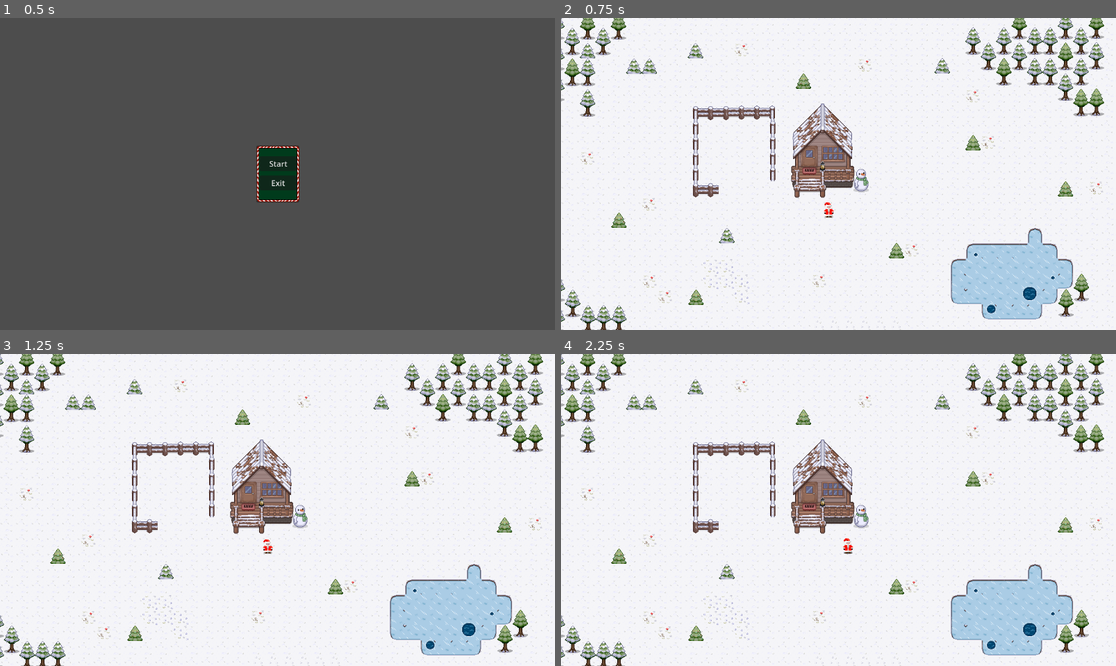
Above: before the commit, frames 1-4 (two rows, left to right).
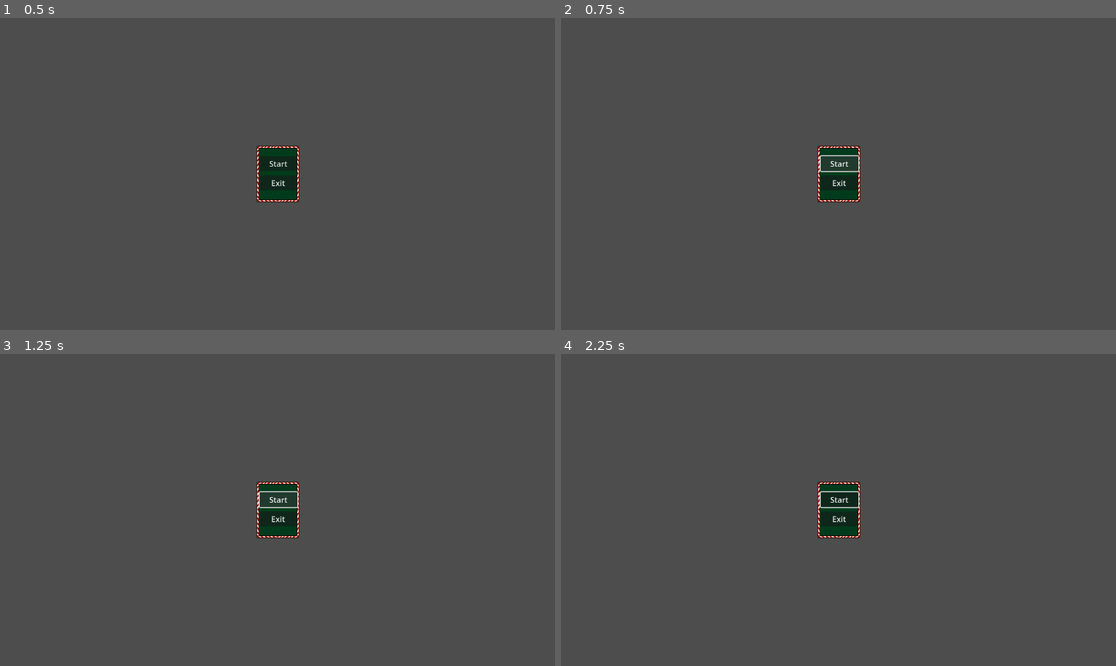
Above: after the commit, the same moments.

Repository: AllainDM/winter_jam
Game: Godot game, scene res://scene/Ui/MainWindow.tscn
The game is run twice, just before and just after one commit, with the same random seed, the same clock (stepped at 60 frames per second) and the same inputs.
Inputs (mouse positions are in pixels of both pictures, inside the frame that each line leads up to):
- Up to frame 1 (0.5 s): no input
- Up to frame 2 (0.75 s): click "Start" at 0.5 s
- Up to frame 3 (1.25 s): no input
- Up to frame 4 (2.25 s): click (838, 500) at 1.25 s, where only the run after the commit has a clickable "Start"; tap Enter at 2 s; move the mouse to (960, 494) at 2.02 s; hold Right (ui_right) from 2.03 s (still down); click (960, 494) at 2.17 s

Frame 1 is identical in both runs. In frame 2, 100% of the frame differs, in the area x 0-100%, y 0-100%; in frame 3, 100%; in frame 4, 100%.

Commit message:
Добавил параметры в инспектор

Diff:
--- a/project.godot
+++ b/project.godot
@@ -11,9 +11,7 @@
 [application]
 
 config/name="winter_jam"
-
 run/main_scene="uid://b63qoltiquprq"
-
 config/features=PackedStringArray("4.5", "Forward Plus")
 config/icon="res://icon.svg"
 
--- a/scene/Ui/MainWindow.tscn
+++ b/scene/Ui/MainWindow.tscn
@@ -59,6 +59,7 @@
 layout_mode = 2
 text = "Start"
 script = ExtResource("2_orkwj")
+startLevel = "C:/Users/Evgen/Documents/GitHub/winter_jam/scene/sv_scenes_01/lvl_sv_02.tscn"
 
 [node name="MarginContainer2" type="MarginContainer" parent="Control/PanelContainer/TextureRect/VBoxContainer"]
 layout_mode = 2
--- a/scene/sv_scenes_01/lvl_sv_02.tscn
+++ b/scene/sv_scenes_01/lvl_sv_02.tscn
@@ -5,7 +5,7 @@
 [ext_resource type="Texture2D" uid="uid://ba7vggo65lgro" path="res://Assets/Environment/Decoration/Snowman_0.png" id="3_ksrr1"]
 [ext_resource type="PackedScene" uid="uid://cxf27hwfsmf5g" path="res://scene/player_01.tscn" id="4_i4g01"]
 [ext_resource type="PackedScene" uid="uid://068bfihwpl0t" path="res://scene/sv_scenes_01/bots_sv_02.tscn" id="5_q235o"]
-[ext_resource type="AudioStream" uid="uid://gie7w4ja3to0" path="res://MusicSound/wind.ogg" id="6_cpec2"]
+[ext_resource type="AudioStream" uid="uid://gie7w4ja3to0" path="res://Assets/MusicSound/wind.ogg" id="6_cpec2"]
 
 [sub_resource type="TileSetAtlasSource" id="TileSetAtlasSource_hcb8y"]
 texture = ExtResource("1_vc1mu")
@@ -826,9 +826,6 @@
 [node name="CollisionPolygon2D2" type="CollisionPolygon2D" parent="StaticBody2D"]
 polygon = PackedVector2Array(0, 0, 151.99985, 0.20393372, 151.95692, 32.203903, 127.95694, 32.171707, 127.92474, 56.171 …(206 unchanged characters)…
 
-[node name="CollisionPolygon2D3" type="CollisionPolygon2D" parent="StaticBody2D"]
-polygon = PackedVector2Array(863.3552, 481.15878, 831.3552, 481.11588, 831.22644, 577.1157, 895.2264, 577.20166, 895.1835, 609.20166, 1023.18335, 609.3734, 1023.22626, 577.3734, 1055.2263, 577.41626, 1055.2692, 545.4164, 1087.269, 545.4592, 1087.355, 481.45932, 1055.355, 481.4164, 1055.4087, 441.4164, 1023.40875, 441.3735, 1023.4409, 417.3735, 991.441, 417.3306, 991.3981, 449.33054, 863.3982, 449.15878)
-
 [node name="CollisionPolygon2D4" type="CollisionPolygon2D" parent="StaticBody2D"]
 position = Vector2(167.82811, 128.22528)
 scale = Vector2(0.84147334, 0.7892577)
@@ -849,6 +846,13 @@
 position = Vector2(-2604.6792, -986.49554)
 scale = Vector2(8.288576, 5.0184784)
 polygon = PackedVector2Array(479.89124, 354.7566, 295.52747, 352.39682, 295.77432, 168.39697, 471.77417, 168.63312, 472.03653, 370.28174, 453.57803, 369.4438, 453.1161, 195.48552, 314.36993, 196.5729, 314.62842, 323.903, 479.67572, 323.07318)
+
+[node name="CollisionPolygon2D3" type="CollisionPolygon2D" parent="StaticBody2D"]
+polygon = PackedVector2Array(995.28, 537.3359, 1017.27856, 538.36536, 1016.24365, 564.364, 994.2451, 563.33453)
+
+[node name="CollisionPolygon2D3" type="CollisionPolygon2D" parent="StaticBody2D/CollisionPolygon2D3"]
+position = Vector2(-79.036156, 26.893982)
+polygon = PackedVector2Array(997.2679, 546.33856, 1011.26654, 547.3573, 1014.2438, 564.3613, 995.2451, 563.3358)
 
 [node name="player_01" parent="." instance=ExtResource("4_i4g01")]
 position = Vector2(618, 393)
--- a/script/buttonStart.gd
+++ b/script/buttonStart.gd
@@ -1,4 +1,6 @@
 extends Button
 
+@export var startLevel: String
+
 func _on_pressed() -> void:
-	get_tree().change_scene_to_file("res://scene/world.tscn")
+	get_tree().change_scene_to_file(startLevel)
